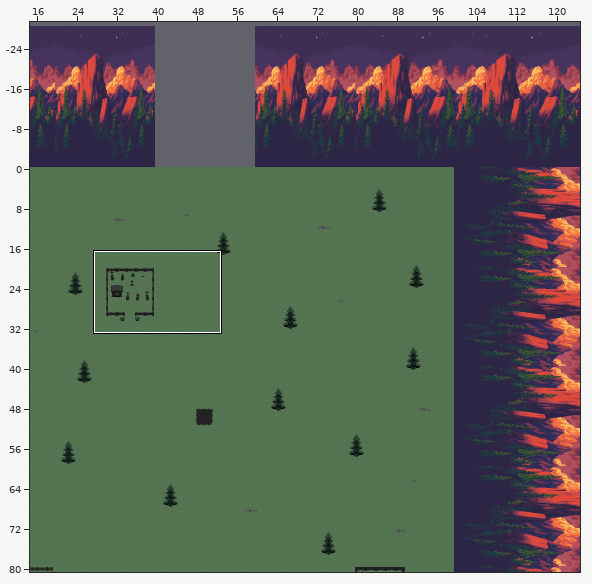
Two versions of a level (Tiled map, assets/Tiled/tmx/Map2.tmx). Above: a wide view before the commit, with the close-up outlined.
Close-up. Before:
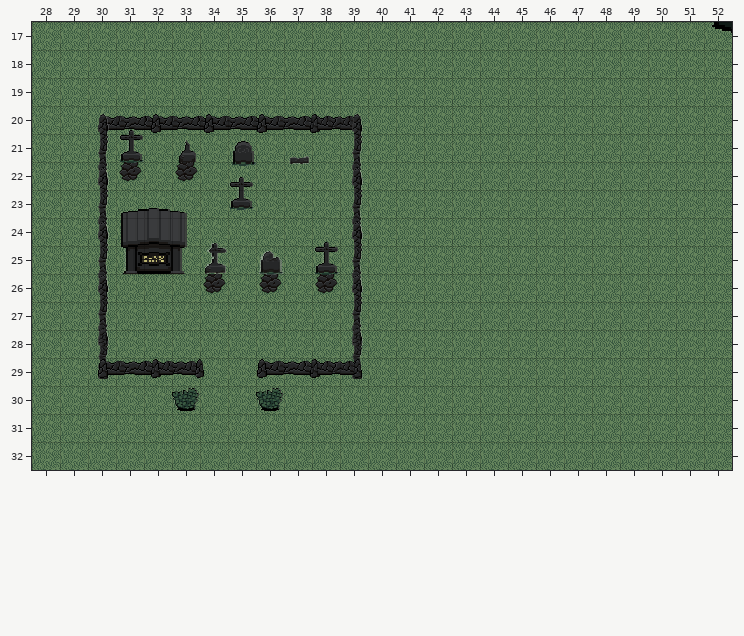
Cells are 32x32 px. Shown: x 28..52, y 17..32. The commit also changed other parts of the map, which this record leaves out.
The result:
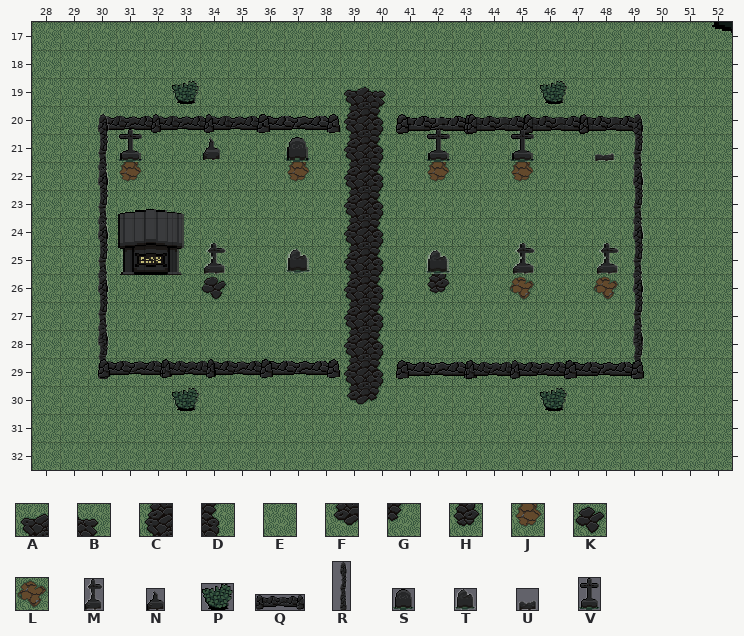
Key: from "Land": A 0, B 2, C 28, D 30, E 34, F 56, G 58, H 59, J 79, K 87, L 107; from "Objetos": M 1 "grave_10", N 3 "grave_12", P 5 "muda_2", Q 10 "bfence_1", R 13 "bfence_4", S 23 "grave_1", T 25 "grave_3", U 27 "grave_6", V 28 "grave_7".
_ is an empty cell.
Objects are placed by their top-left corner, in cells (3,4 is the top-left corner of cell 3,4); size is 1x1 cell unless given.
Diff:
Layer "Grama":
The edit turns tile E into tile A in row 19 at x 39.
The edit turns tile E into tile B in row 19 at x 40.
The edit turns tile E into tile C in rows 20 to 29 at x 39.
The edit turns tile E into tile D in rows 20 to 29 at x 40.
The edit turns tile H into tile E in row 22 at x 33; in row 26 at x 36 and 38.
The edit turns tile E into tile F in row 30 at x 39.
The edit turns tile E into tile G in row 30 at x 40.
The edit turns tile E into tile H in row 26 at x 42.
The edit turns tile E into tile J in row 22 at x 37, 42 and 45.
The edit turns tile H into tile J in row 22 at x 31.
The edit turns tile H into tile K in row 26 at x 34.
The edit turns tile E into tile L in row 26 at x 45 and 48.
Layer "Objetos":
Object Q "Cerca" at 36,20.3 size 2.2x0.7 becomes Q "Cerca" at 36,20.3 size 3x0.7.
Object N "Lapide" at 33.3,21.2 size 0.6x0.9 becomes N "Lapide" at 34.1,21.1 size 0.6x0.9.
Object U "Lapide" at 37.2,21.5 size 0.8x0.6 becomes U "Lapide" at 48,21.4 size 0.8x0.6.
Object S "Lapide" at 35.1,21.3 size 0.9x0.9 becomes S "Lapide" at 37.1,21.1 size 0.9x0.9.
Object V "Lapide" at 38.1,24.9 size 0.9x1.2 becomes V "Lapide" at 42.1,20.8 size 0.9x1.2.
Object V "Lapide" at 35,22.5 size 0.9x1.2 becomes V "Lapide" at 45.1,20.8 size 0.9x1.2.
Object R "Cerca" at 39.1,20.3 size 0.9x2.5 becomes R "Cerca" at 49.1,20.3 size 0.9x2.5.
Object R "Cerca" at 39.1,22.2 size 0.9x2.5 becomes R "Cerca" at 49.1,22.2 size 0.9x2.5.
Object T "Lapide" at 36.1,25.2 size 0.9x0.9 becomes T "Lapide" at 37.1,25.1 size 0.9x0.9.
Object R "Cerca" at 39.1,24.1 size 0.9x2.5 becomes R "Cerca" at 49.1,24.1 size 0.9x2.5.
Object R "Cerca" at 39.1,26.1 size 0.9x2.5 becomes R "Cerca" at 49.1,26.1 size 0.9x2.5.
Object R "Cerca" at 39.1,28 size 0.9x1.8 becomes R "Cerca" at 49.1,28 size 0.9x1.8.
Object Q "Cerca" at 30.4,29 size 2.2x0.7 becomes Q "Cerca" at 30.4,29 size 2.7x0.7.
Object Q "Cerca" at 32.3,29 size 1.9x0.7 becomes Q "Cerca" at 32.7,29 size 1.9x0.7.
Object P "Vegetacao" at 36,30.1 size 1x0.8 becomes P "Vegetacao" at 46.1,30.1 size 1x0.8.
A new object: P "Vegetacao" at 46.1,19.1 size 1x0.8.
A new object: P "Vegetacao" at 33,19.1 size 1x0.8.
A new object: Q "Cerca" at 41,20.3 size 2.9x0.7.
A new object: Q "Cerca" at 43.5,20.3 size 2.4x0.7.
A new object: Q "Cerca" at 45.5,20.3 size 2.4x0.7.
A new object: Q "Cerca" at 47.5,20.3 size 2.3x0.7.
A new object: M "Lapide" at 45.2,24.9 size 0.8x1.1.
A new object: T "Lapide" at 42.1,25.1 size 0.9x0.9.
A new object: M "Lapide" at 48.2,24.9 size 0.8x1.1.
A new object: Q "Cerca" at 34.2,29 size 2.3x0.7.
A new object: Q "Cerca" at 36.2,29 size 2.8x0.7.
A new object: Q "Cerca" at 41,29.1 size 2.9x0.7.
A new object: Q "Cerca" at 43.5,29.1 size 1.9x0.7.
A new object: Q "Cerca" at 45.1,29.1 size 2.3x0.7.
A new object: Q "Cerca" at 47,29.1 size 2.8x0.7.
Object Q "Cerca" at 37.9,20.3 size 1.9x0.7 is removed.
Object Q "Cerca" at 36,29 size 2.3x0.7 is removed.
Object Q "Cerca" at 37.9,29 size 1.9x0.7 is removed.
